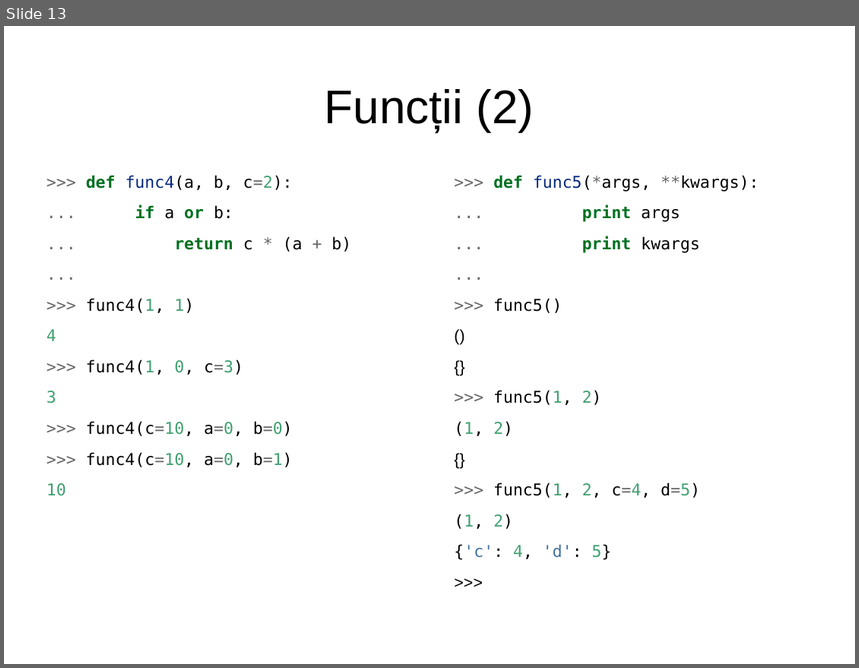
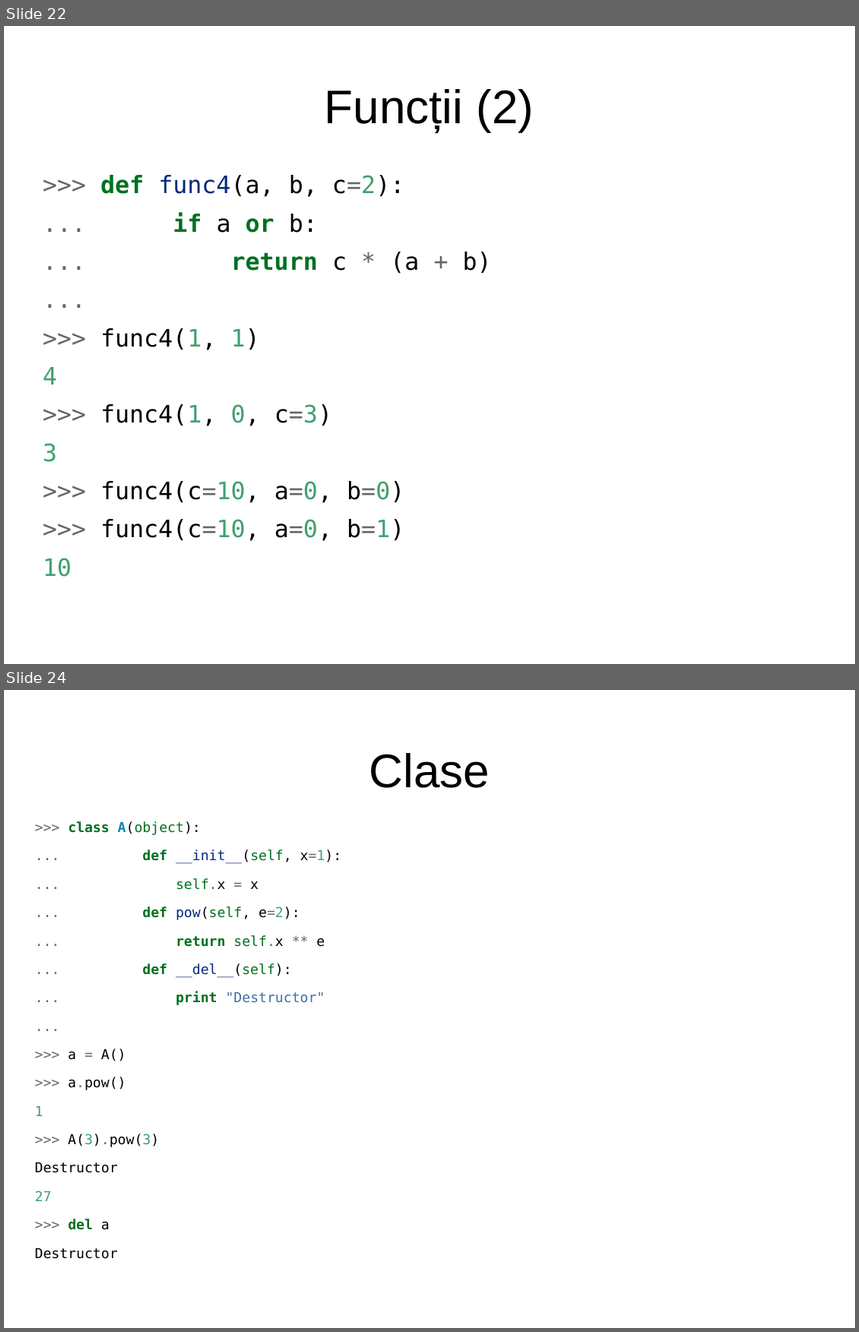
Before and after one commit to RoPython/ropython-presentations, a slide deck: cmiN/1/intro.odp. Shown one above the other, each under a label of ours: slide 13 before the commit, slides 22 and 24 after it; the slides between them are not shown. The pictures are 859x668 and 859x1332 pixels, drawn with LibreOffice and Linux fonts; fonts in the diff are those of the drawing. Boxes give left, top, right and bottom in pixels: in the first picture for what was removed or moved away, otherwise in the second. Text is boxed around its words. In the diff, an @@ line names an element or a change of style, - is before the commit and + after.

```diff
--- a/cmiN/1/intro.odp
+++ b/cmiN/1/intro.odp
@@ slide 24 added at [4, 690, 855, 1328], background #FFFFFF @@
@@ title added at [369, 753, 490, 788], 44 pt, text #000000 @@
+Clase
@@ text added at [35, 821, 342, 1259], 12.8 pt, text #000000 @@
+>>> class A(object):
+... def __init__(self, x=1):
+... self.x = x
+... def pow(self, e=2):
+... return self.x ** e
+... def __del__(self):
+... print "Destructor"
+...
+>>> a = A()
+>>> a.pow()
+1
+>>> A(3).pow(3)
+Destructor
+27
+>>> del a
+Destructor
@@ what was slide 13 is now slide 22 @@
@@ slide 22 changed as well @@
@@ text ">>> def func4(a, b, c=2):" at [43, 175, 492, 577]: size 15.2 to 22.4 pt @@
@@ text removed at [454, 175, 759, 560] @@
->>> def func5(*args, **kwargs):
-... print args
-... print kwargs
-...
->>> func5()
-()
-{}
->>> func5(1, 2)
-(1, 2)
-{}
->>> func5(1, 2, c=4, d=5)
-(1, 2)
-{'c': 4, 'd': 5}
->>>
```
Also in this commit, not shown: 8 other slides changed, 19 other slides added, 1 slide removed.
